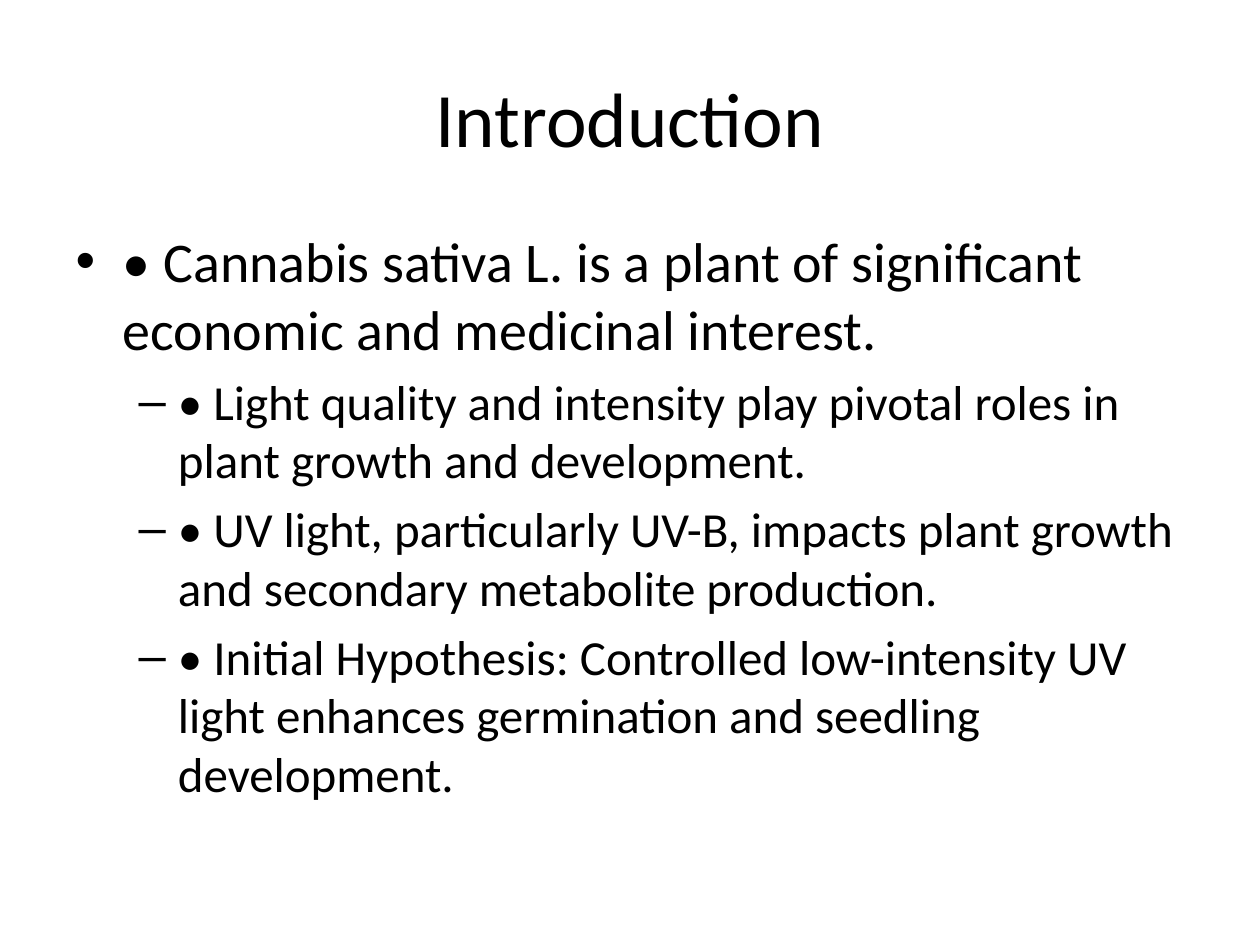
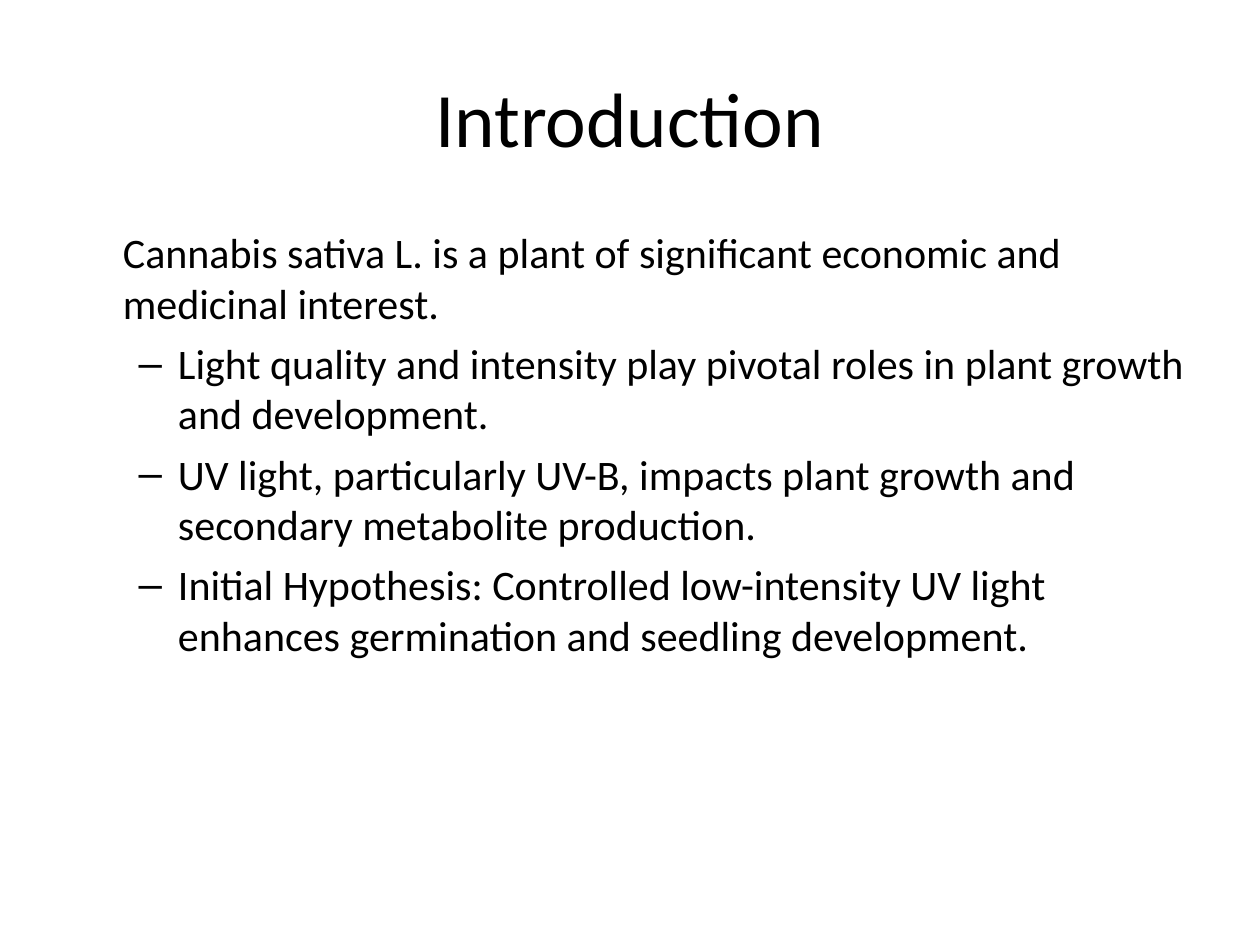
Before and after one commit to IngoGiebel/qbio403_exp_impact_uv-light_on_cannabis_seedling_dev, a slide deck: slide 2 of docs/presentations/Impact_of_UV_Light_on_Cannabis_Seedling_Development.pptx. Drawn at 1260x945 pixels with LibreOffice and Linux fonts; fonts in the diff are those of the drawing. Boxes give left, top, right and bottom in pixels: in the first picture for what was removed or moved away, otherwise in the second. Text is boxed around its words. In the diff, an @@ line names an element or a change of style, - is before the commit and + after.

```diff
--- a/docs/presentations/Impact_of_UV_Light_on_Cannabis_Seedling_Development.pptx
+++ b/docs/presentations/Impact_of_UV_Light_on_Cannabis_Seedling_Development.pptx
@@ text at [123, 238, 1184, 659]: text changed; size 28 to 24 pt @@
-• • Cannabis sativa L. is a plant of significant economic and medicinal interest.
-  – • Light quality and intensity play pivotal roles in plant growth and development.
-  – • UV light, particularly UV-B, impacts plant growth and secondary metabolite production.
-  – • Initial Hypothesis: Controlled low-intensity UV light enhances germination and seedling development.
+Cannabis sativa L. is a plant of significant economic and medicinal interest.
+  – Light quality and intensity play pivotal roles in plant growth and development.
+  – UV light, particularly UV-B, impacts plant growth and secondary metabolite production.
+  – Initial Hypothesis: Controlled low-intensity UV light enhances germination and seedling development.
```
Also in this commit, not shown: 8 other slides changed, 1 slide added, 1 slide removed, 10 other files.
